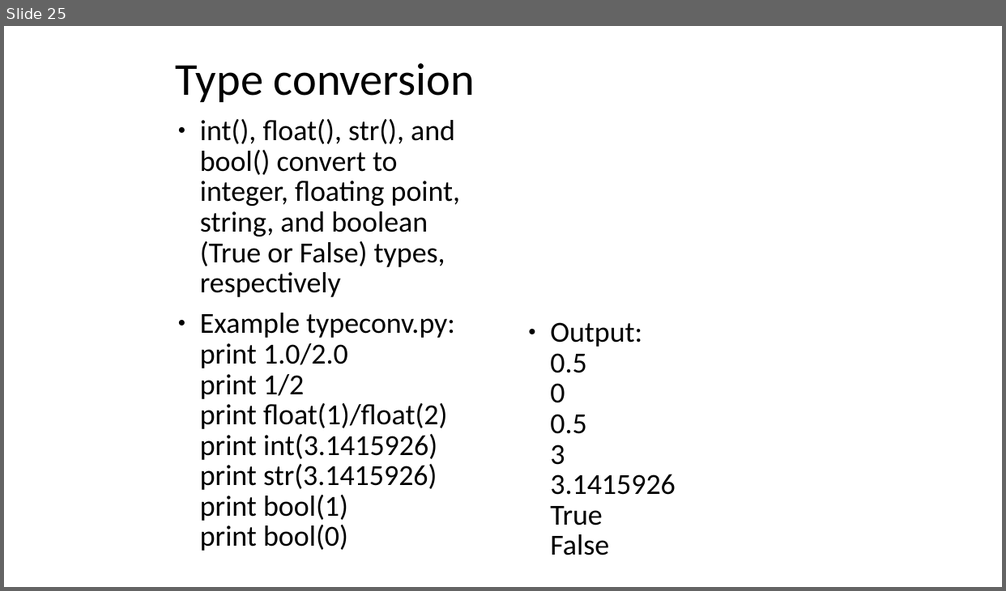
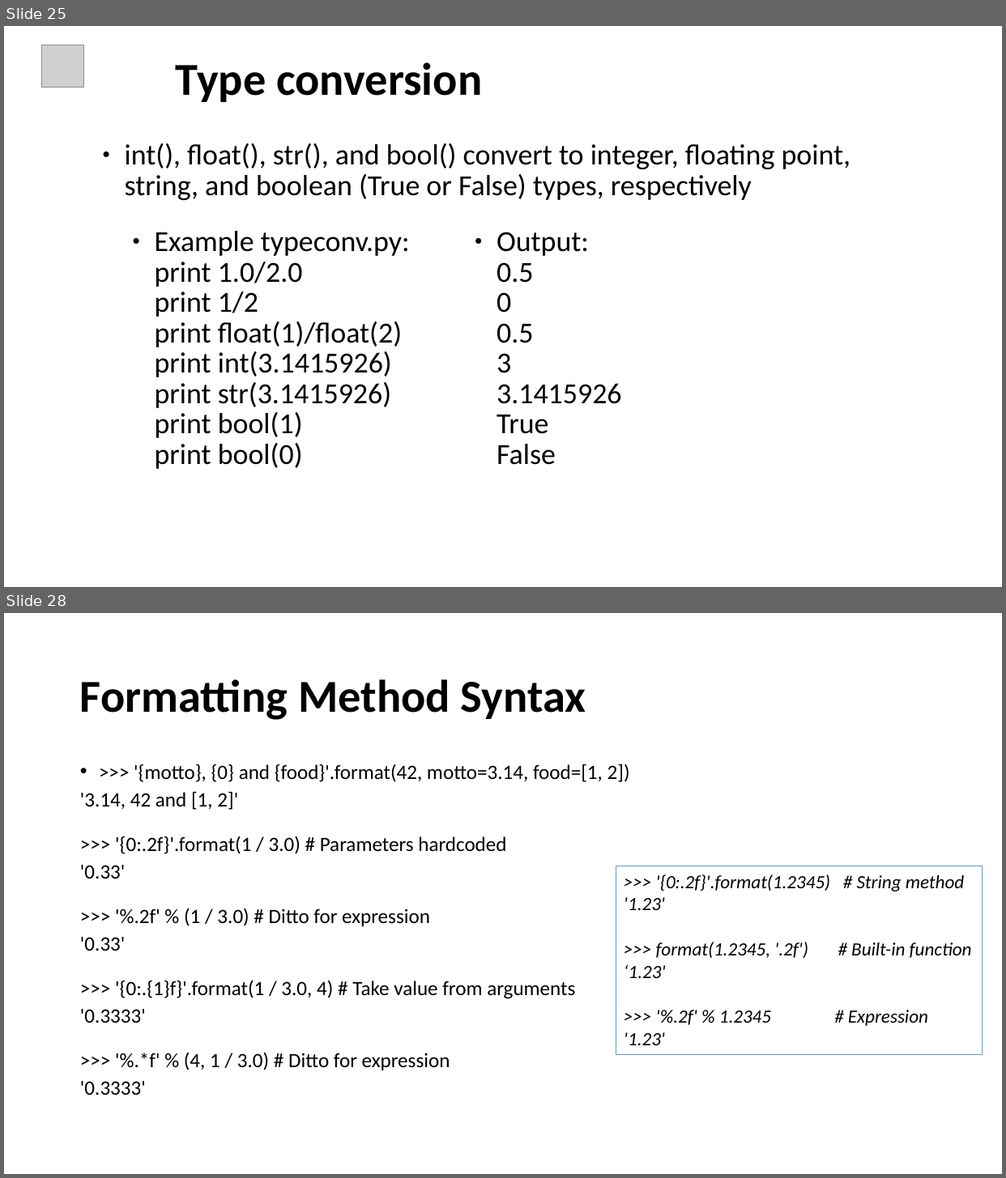
Before and after one commit to ankitagrawal579/Python, a slide deck: Python Ppt.pptx. Shown one above the other, each under a label of ours: slide 25 before the commit, slides 25 and 28 after it; the slides between them are not shown. The pictures are 1006x591 and 1006x1178 pixels, drawn with LibreOffice and Linux fonts; fonts in the diff are those of the drawing; grey boxes stand for pictures. Boxes give left, top, right and bottom in pixels: in the first picture for what was removed or moved away, otherwise in the second. Text is boxed around its words. In the diff, an @@ line names an element or a change of style, - is before the commit and + after.

```diff
--- a/Python Ppt.pptx
+++ b/Python Ppt.pptx
@@ slide 28 added at (x1=4, y1=613, x2=1002, y2=1174), background #FFFFFF @@
@@ title added at (x1=80, y1=679, x2=586, y2=720), 44 pt, text #000000, bold @@
+Formatting Method Syntax
@@ text added at (x1=80, y1=764, x2=630, y2=1095), 19.6 pt, text #000000 @@
+• >>> '{motto}, {0} and {food}'.format(42, motto=3.14, food=[1, 2])
+'3.14, 42 and [1, 2]'
+>>> '{0:.2f}'.format(1 / 3.0) # Parameters hardcoded
+'0.33'
+>>> '%.2f' % (1 / 3.0) # Ditto for expression
+'0.33'
+>>> '{0:.{1}f}'.format(1 / 3.0, 4) # Take value from arguments
+'0.3333'
+>>> '%.*f' % (4, 1 / 3.0) # Ditto for expression
+'0.3333'
@@ rectangle added at (x1=616, y1=866, x2=982, y2=1054), outline #5B9BD5 0.75 pt, 18 pt, text #000000, italic @@
+>>> '{0:.2f}'.format(1.2345) # String method
+'1.23'
+>>> format(1.2345, '.2f') # Built-in function
+‘1.23'
+>>> '%.2f' % 1.2345 # Expression
+'1.23'
@@ slide 25 changed as well @@
@@ picture added at (x1=41, y1=45, x2=83, y2=87) @@
@@ title "Type conversion" at (x1=176, y1=62, x2=482, y2=102): bold on @@
@@ text "int(), float(), str(), and bool() ..." moved from (x1=200, y1=119, x2=460, y2=551) to (x1=125, y1=143, x2=850, y2=200) @@
@@ text added at (x1=155, y1=231, x2=410, y2=469), 28 pt, text #000000 @@
+● Example typeconv.py:
+  print 1.0/2.0
+  print 1/2
+  print float(1)/float(2)
+  print int(3.1415926)
+  print str(3.1415926)
+  print bool(1)
+  print bool(0)
@@ text "Output: 0.5 0 0.5 3 ..." moved from (x1=550, y1=322, x2=675, y2=556) to (x1=496, y1=232, x2=622, y2=465) @@
@@ text at (x1=200, y1=313, x2=455, y2=551): paragraph removed @@
-● Example typeconv.py:
-  print 1.0/2.0
-  print 1/2
-  print float(1)/float(2)
-  print int(3.1415926)
-  print str(3.1415926)
-  print bool(1)
-  print bool(0)
```
Also in this commit, not shown: 23 other slides changed, 19 other slides added, 3 slides removed.
